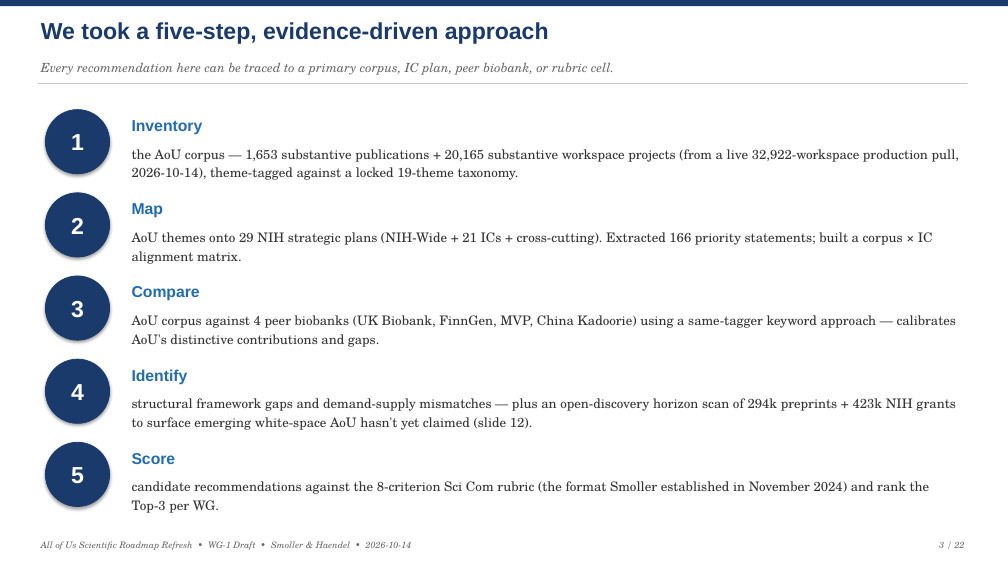
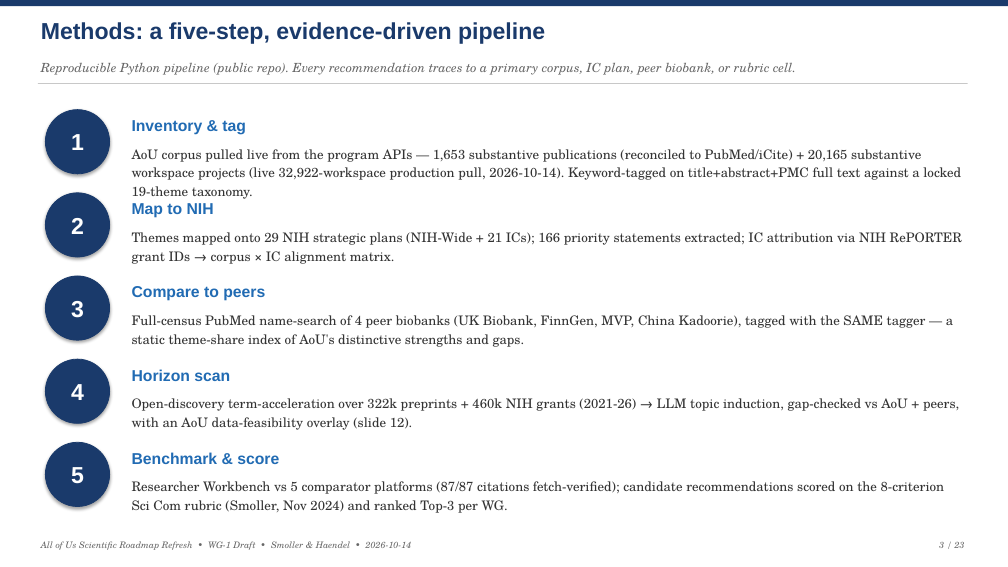
Before and after one commit to mellybelly/all-of-us, a slide deck: slide 3 of resources/deliverables/AoU_Roadmap_Refresh_Draft_Deck.pptx. Drawn at 1008x567 pixels with LibreOffice and Linux fonts; fonts in the diff are those of the drawing. Boxes give left, top, right and bottom in pixels: in the first picture for what was removed or moved away, otherwise in the second. Text is boxed around its words. In the diff, an @@ line names an element or a change of style, - is before the commit and + after.

```diff
--- a/resources/deliverables/AoU_Roadmap_Refresh_Draft_Deck.pptx
+++ b/resources/deliverables/AoU_Roadmap_Refresh_Draft_Deck.pptx
@@ text at box(41, 22, 545, 44): text changed @@
-We took a five-step, evidence-driven approach
+Methods: a five-step, evidence-driven pipeline
@@ text at box(41, 63, 796, 75): text changed @@
-Every recommendation here can be traced to a primary corpus, IC plan, peer biobank, or rubric cell.
+Reproducible Python pipeline (public repo). Every recommendation traces to a primary corpus, IC plan, peer biobank, or rubric cell.
@@ text at box(132, 149, 961, 199): text changed @@
-the AoU corpus — 1,653 substantive publications + 20,165 substantive workspace projects (from a live 32,922-workspace production pull, 2026-10-14), theme-tagged against a locked 19-theme taxonomy.
+AoU corpus pulled live from the program APIs — 1,653 substantive publications (reconciled to PubMed/iCite) + 20,165 substantive workspace projects (live 32,922-workspace production pull, 2026-10-14). Keyword-tagged on title+abstract+PMC full text against a locked 19-theme taxonomy.
@@ text at box(132, 120, 246, 135): text changed @@
-Inventory
+Inventory & tag
@@ text at box(132, 203, 214, 218): text changed @@
-Map
+Map to NIH
@@ text at box(132, 232, 962, 264): text changed @@
-AoU themes onto 29 NIH strategic plans (NIH-Wide + 21 ICs + cross-cutting). Extracted 166 priority statements; built a corpus × IC alignment matrix.
+Themes mapped onto 29 NIH strategic plans (NIH-Wide + 21 ICs); 166 priority statements extracted; IC attribution via NIH RePORTER grant IDs → corpus × IC alignment matrix.
@@ text at box(132, 286, 265, 301): text changed @@
-Compare
+Compare to peers
@@ text at box(132, 315, 953, 347): text changed @@
-AoU corpus against 4 peer biobanks (UK Biobank, FinnGen, MVP, China Kadoorie) using a same-tagger keyword approach — calibrates AoU's distinctive contributions and gaps.
+Full-census PubMed name-search of 4 peer biobanks (UK Biobank, FinnGen, MVP, China Kadoorie), tagged with the SAME tagger — a static theme-share index of AoU's distinctive strengths and gaps.
@@ text at box(132, 369, 230, 381): text changed @@
-Identify
+Horizon scan
@@ text at box(132, 398, 959, 430): text changed @@
-structural framework gaps and demand-supply mismatches — plus an open-discovery horizon scan of 294k preprints + 423k NIH grants to surface emerging white-space AoU hasn't yet claimed (slide 12).
+Open-discovery term-acceleration over 322k preprints + 460k NIH grants (2021-26) → LLM topic induction, gap-checked vs AoU + peers, with an AoU data-feasibility overlay (slide 12).
@@ text at box(132, 452, 279, 464): text changed @@
-Score
+Benchmark & score
@@ text at box(132, 481, 945, 513): text changed @@
-candidate recommendations against the 8-criterion Sci Com rubric (the format Smoller established in November 2024) and rank the Top-3 per WG.
+Researcher Workbench vs 5 comparator platforms (87/87 citations fetch-verified); candidate recommendations scored on the 8-criterion Sci Com rubric (Smoller, Nov 2024) and ranked Top-3 per WG.
```
Also in this commit, not shown: 20 other slides changed, 1 slide added, 3 other files.
